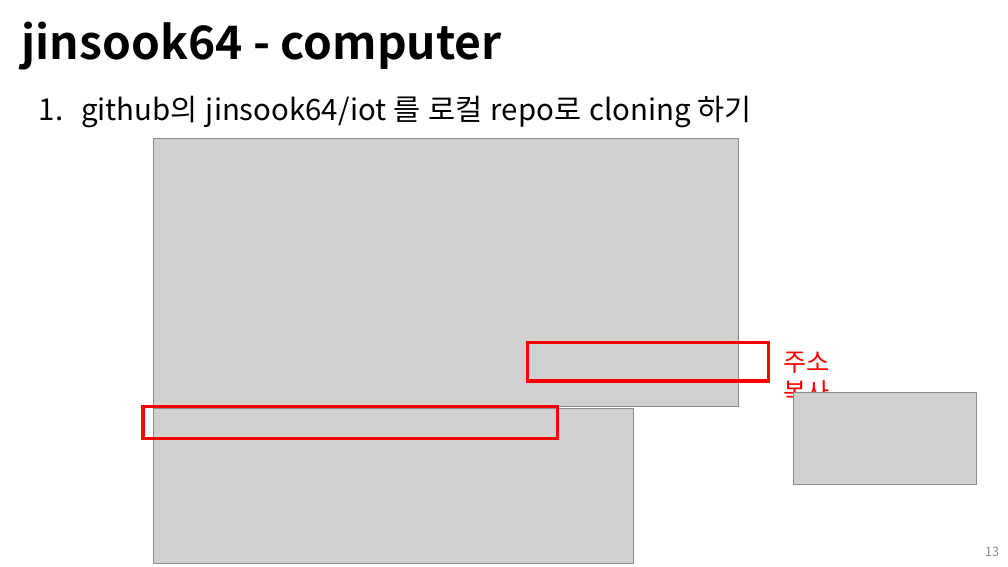
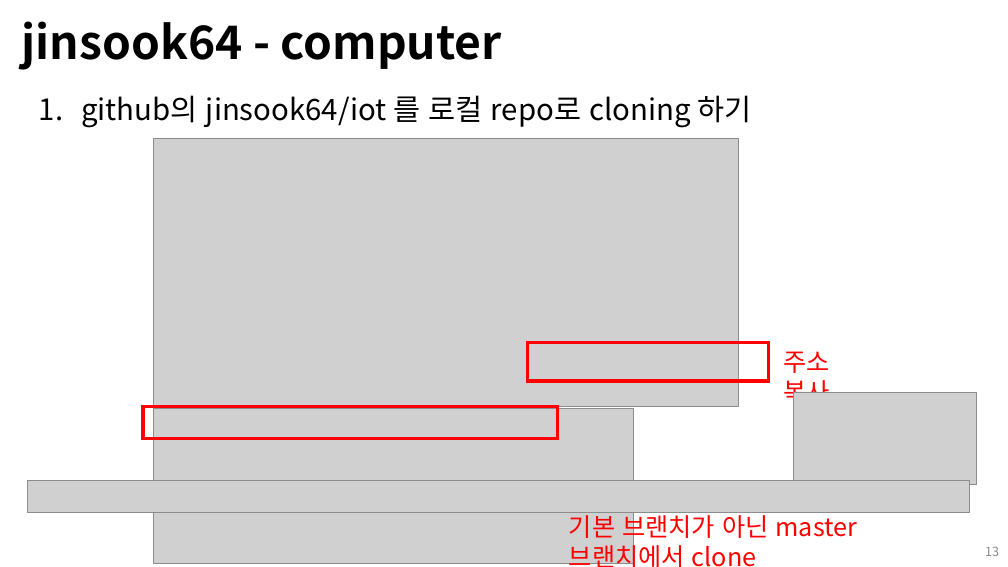
Before and after one commit to Open-Source-Programming/OpenSource-Lec, a slide deck: slide 13 of 11-GitHub3-협업.pptx. Drawn at 1008x567 pixels with LibreOffice and Linux fonts; fonts in the diff are those of the drawing; grey boxes stand for pictures; background and template pictures are left out. Boxes give left, top, right and bottom in pixels: in the first picture for what was removed or moved away, otherwise in the second. Text is boxed around its words. In the diff, an @@ line names an element or a change of style, - is before the commit and + after.

```diff
--- a/11-GitHub3-협업.pptx
+++ b/11-GitHub3-협업.pptx
@@ picture added at [27,481,969,513] @@
@@ text added at [569,510,858,567], 24 pt, text #FF0000 @@
+기본 브랜치가 아닌 master 브랜치에서 clone
```
Also in this commit, not shown: 5 other slides changed, 1 slide added.
